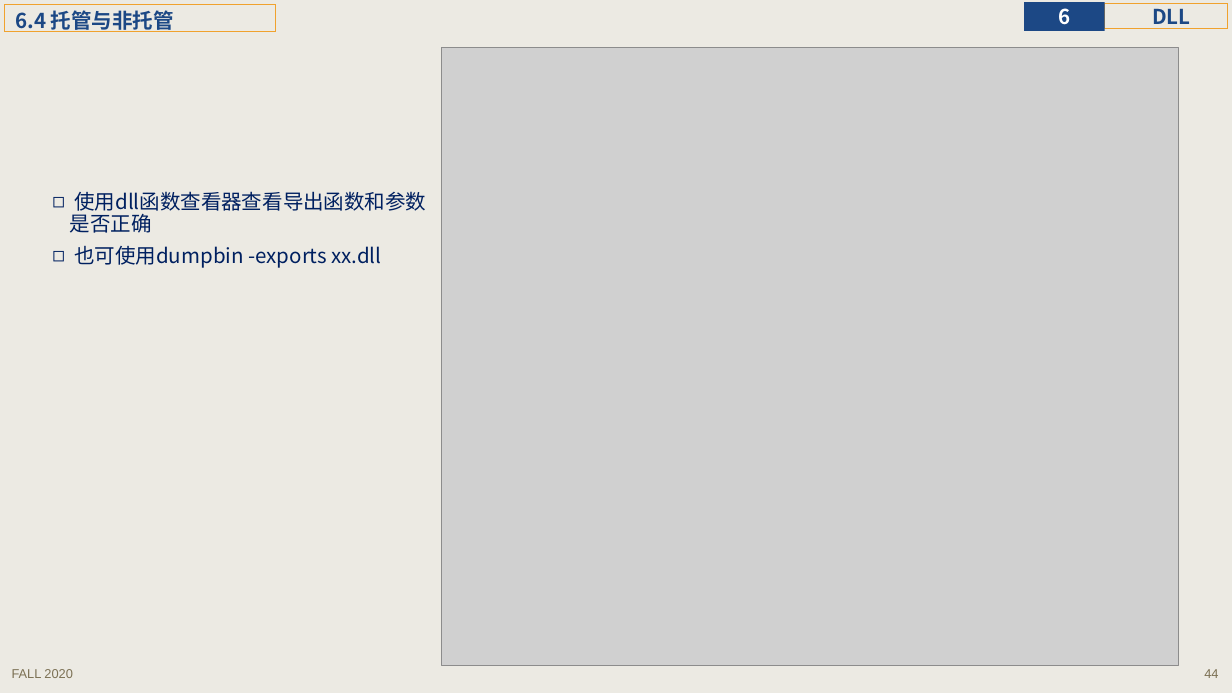
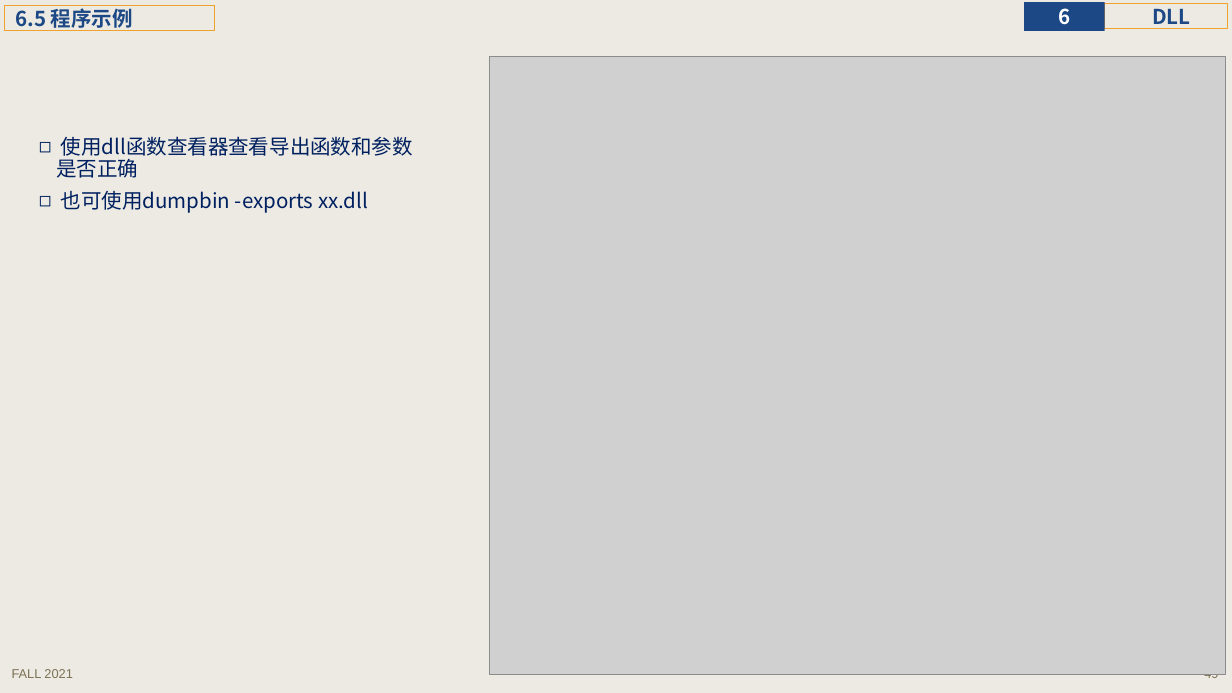
Before and after one commit to principleWindows/win-principle-2021, a slide deck: slide 49 of slides/instruction/principleWindows_6.pptx (slide 44 before the commit). Drawn at 1232x693 pixels with LibreOffice and Linux fonts; fonts in the diff are those of the drawing; grey boxes stand for pictures. Boxes give left, top, right and bottom in pixels: in the first picture for what was removed or moved away, otherwise in the second. Text is boxed around its words. In the diff, an @@ line names an element or a change of style, - is before the commit and + after.

```diff
--- a/slides/instruction/principleWindows_6.pptx
+++ b/slides/instruction/principleWindows_6.pptx
@@ rectangle removed at (x1=5, y1=5, x2=275, y2=32) @@
-6.4 托管与非托管
@@ rectangle added at (x1=5, y1=6, x2=214, y2=30), outline #F0A22E 0.75 pt, 16 pt, text #1C4885, bold @@
+6.5 程序示例
@@ picture moved from (x1=442, y1=47, x2=1178, y2=665) to (x1=489, y1=56, x2=1226, y2=675) @@
@@ text "使用dll函数查看器查看导出函数和参数是否正确" moved from (x1=74, y1=191, x2=426, y2=268) to (x1=61, y1=136, x2=413, y2=213) @@
@@ text at (x1=12, y1=669, x2=72, y2=678): text changed @@
-FALL 2020
+FALL 2021
@@ page number at (x1=1204, y1=674, x2=1218, y2=678): text changed @@
-44
+49
```
Also in this commit, not shown: 47 other slides changed, 6 slides added, 21 other files.
